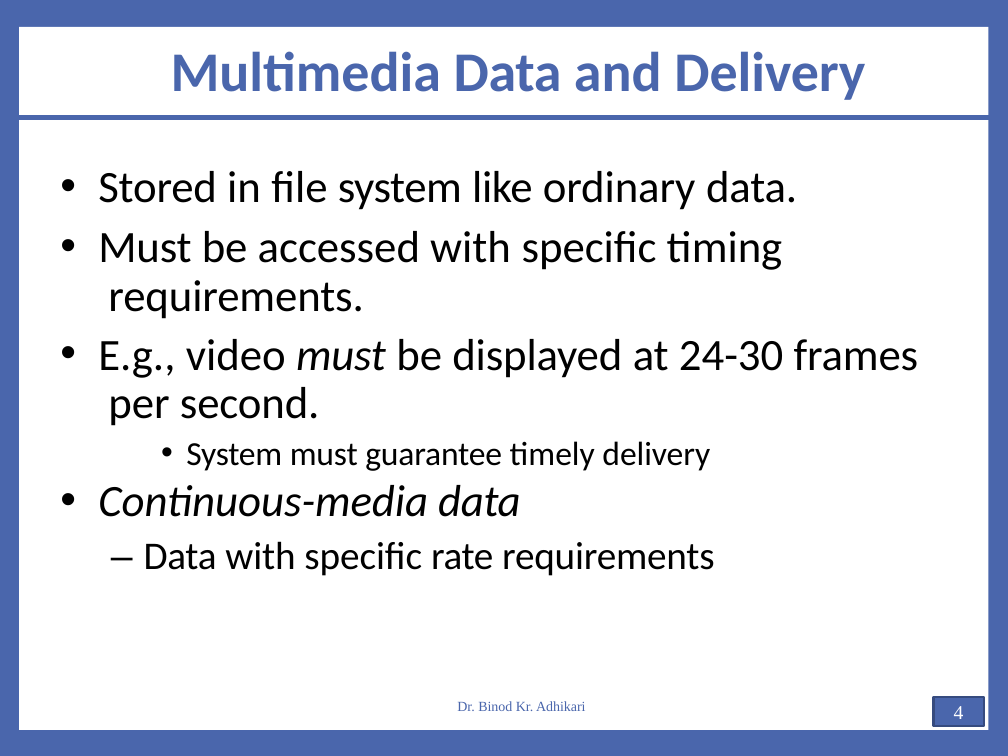
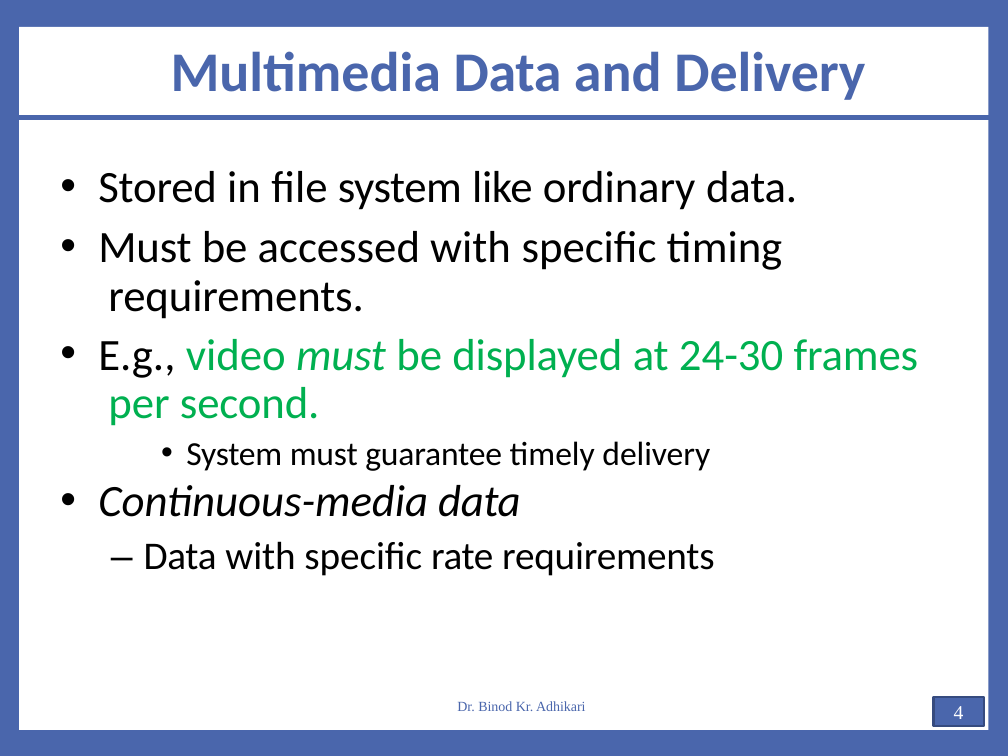
Before and after one commit to Yujan3333/Master-in-Computer-Science-and-Information-Technology, a slide deck: slide 4 of Main/Study/First Sem/All Notes and Resources Combined/AOS Notes/Unit 4.3-Chapter 10 (Intro. to Multimedia Systems) - to teach.pptx. Drawn at 1008x756 pixels with LibreOffice and Linux fonts; fonts in the diff are those of the drawing. Boxes give left, top, right and bottom in pixels: in the first picture for what was removed or moved away, otherwise in the second. Text is boxed around its words. In the diff, an @@ line names an element or a change of style, - is before the commit and + after.

```diff
--- a/Main/Study/First Sem/All Notes and Resources Combined/AOS Notes/Unit 4.3-Chapter 10 (Intro. to Multimedia Systems) - to teach.pptx
+++ b/Main/Study/First Sem/All Notes and Resources Combined/AOS Notes/Unit 4.3-Chapter 10 (Intro. to Multimedia Systems) - to teach.pptx
@@ text at bbox=[98, 339, 919, 426]: text colour #000000 to #00B050 in "video must be displayed at 24-30 frames ..." @@
```
Also in this commit, not shown: 2 other slides changed, 40 other files.
